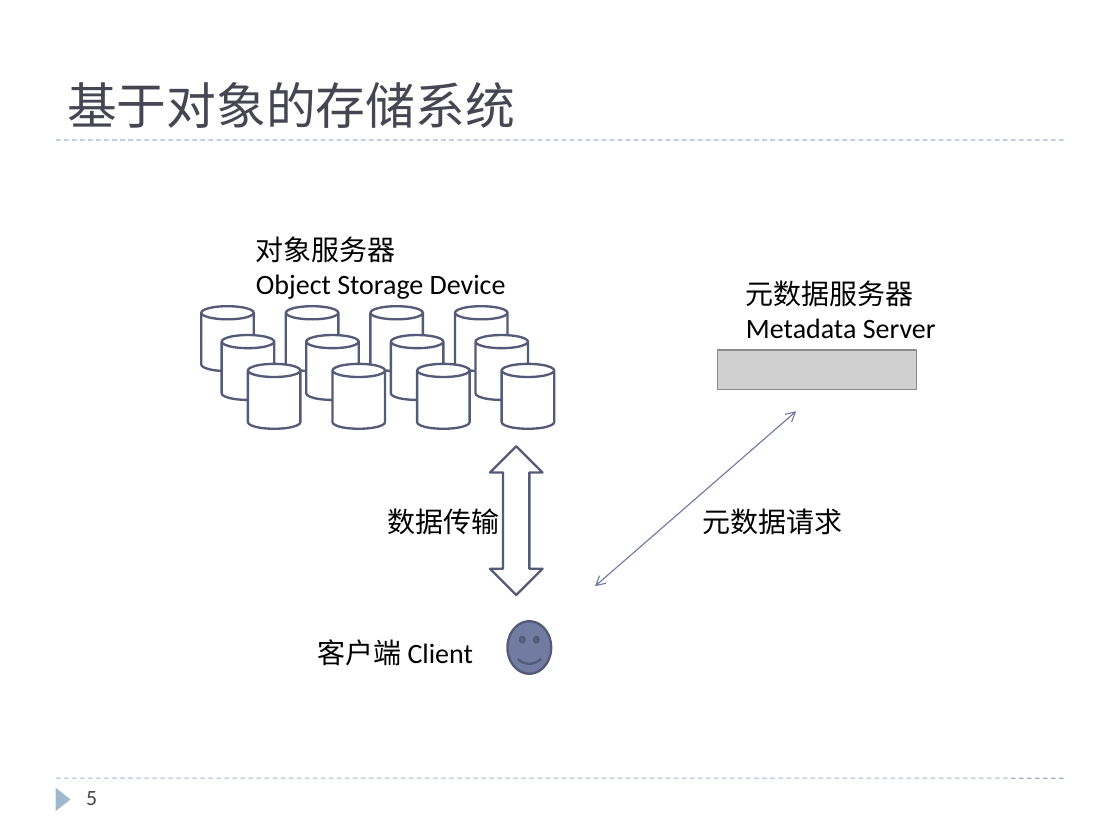
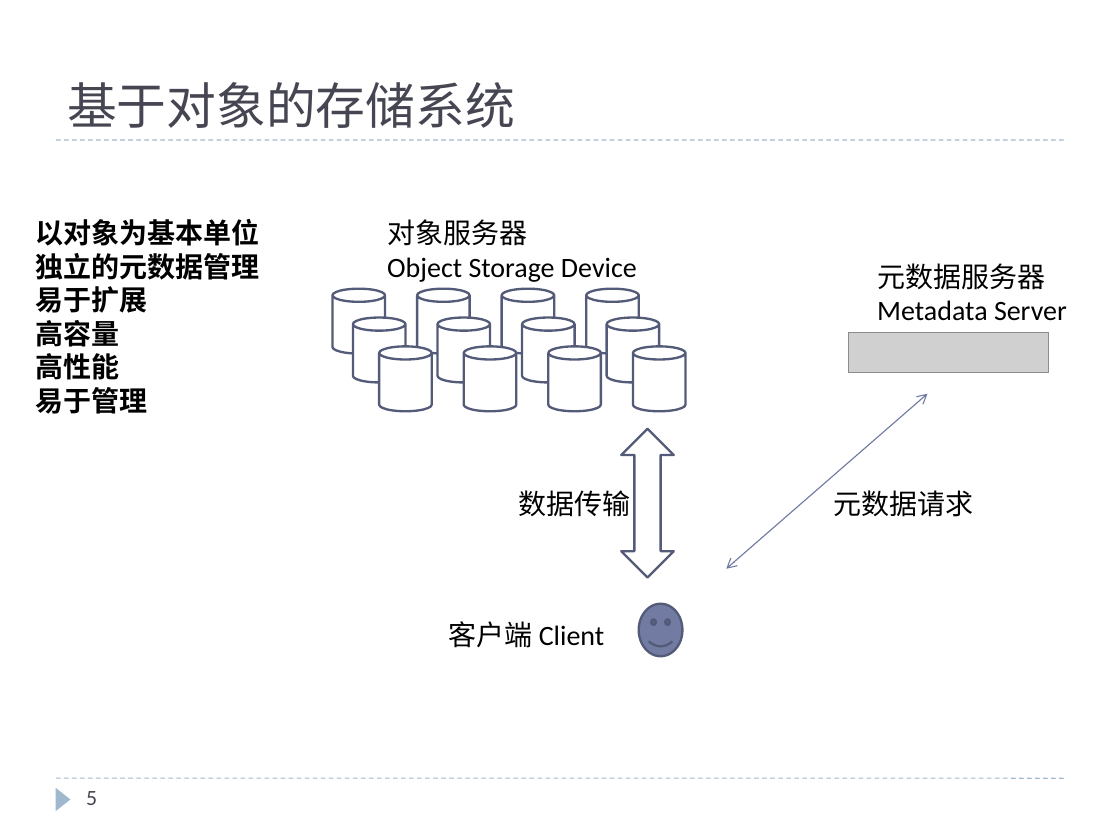
Before and after one commit to cheliequan/idning-paper, a slide deck: slide 5 of draft/MDS集群.pptx. Drawn at 1120x840 pixels with LibreOffice and Linux fonts; fonts in the diff are those of the drawing; grey boxes stand for pictures. Boxes give left, top, right and bottom in pixels: in the first picture for what was removed or moved away, otherwise in the second. Text is boxed around its words. In the diff, an @@ line names an element or a change of style, - is before the commit and + after.

```diff
--- a/draft/MDS集群.pptx
+++ b/draft/MDS集群.pptx
@@ text added at (x1=36, y1=219, x2=260, y2=414), 18 pt, text #000000, bold @@
+    以对象为基本单位
+    独立的元数据管理
+    易于扩展
+    高容量
+    高性能
+    易于管理
@@ 8 cylinders, 3 texts, 1 picture, 1 double arrow moved together from (x1=202, y1=280, x2=936, y2=586) to (x1=333, y1=263, x2=1067, y2=569) @@
@@ 4 cylinders, 2 texts, 1 smiley face moved together from (x1=248, y1=236, x2=554, y2=674) to (x1=380, y1=219, x2=685, y2=656) @@
@@ up down arrow moved from (x1=489, y1=446, x2=542, y2=595) to (x1=622, y1=429, x2=674, y2=578) @@
```
Also in this commit, not shown: 10 other slides changed, 2 slides removed, 1 other file.
